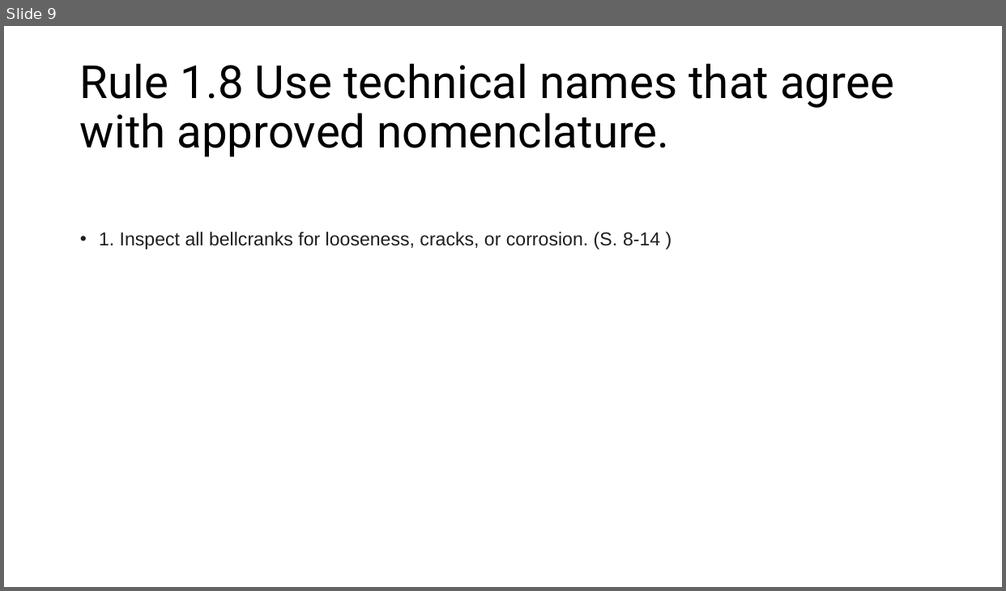
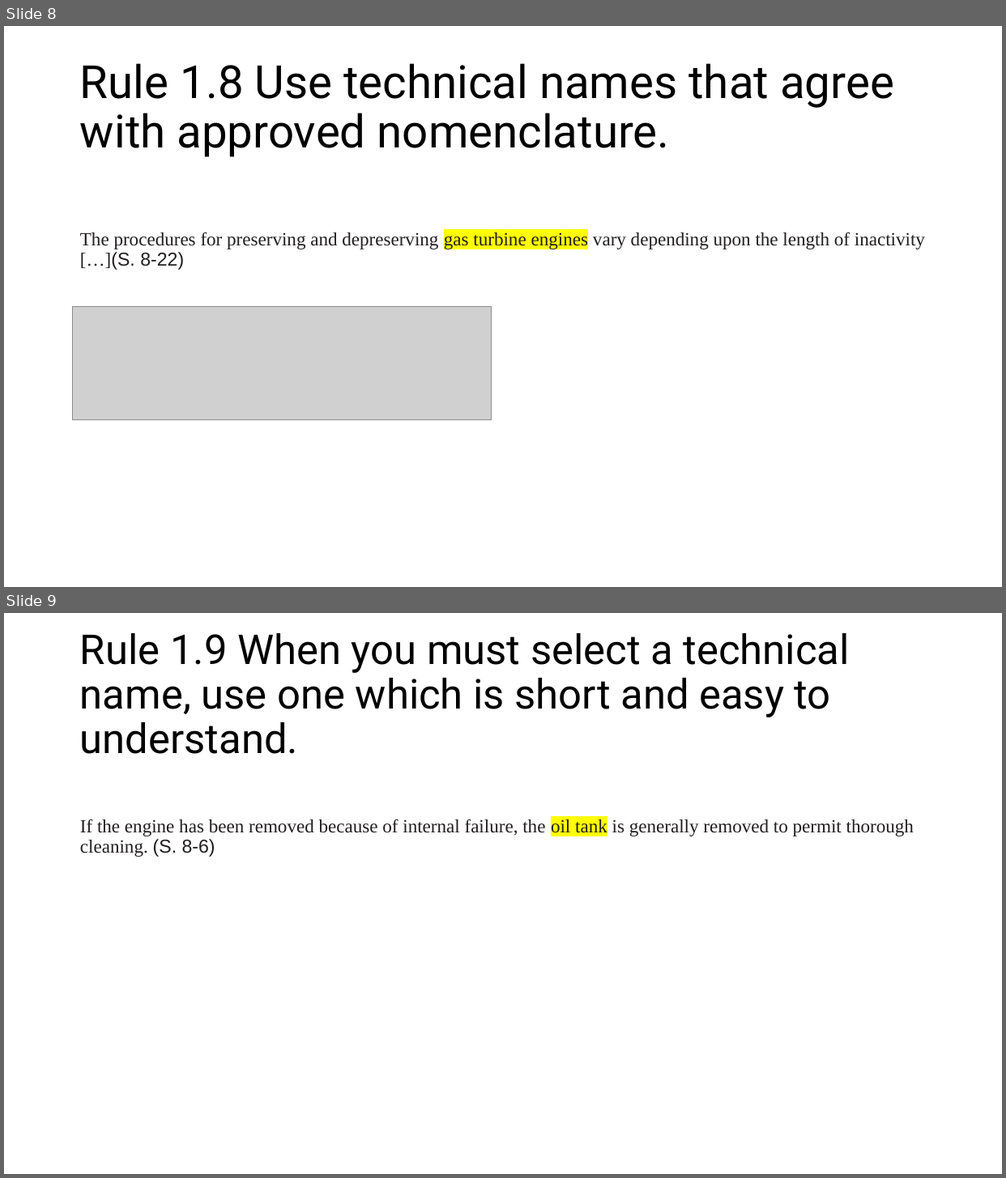
Before and after one commit to Maltrix147/Studium, a slide deck: Semester_4/simplified_English/Regeln_Malte_Hermann.pptx. Shown one above the other, each under a label of ours: slide 9 before the commit, slides 8 and 9 after it. The pictures are 1006x591 and 1006x1178 pixels, drawn with LibreOffice and Linux fonts; fonts in the diff are those of the drawing; grey boxes stand for pictures. Boxes give left, top, right and bottom in pixels: in the first picture for what was removed or moved away, otherwise in the second. Text is boxed around its words. In the diff, an @@ line names an element or a change of style, - is before the commit and + after.

```diff
--- a/Semester_4/simplified_English/Regeln_Malte_Hermann.pptx
+++ b/Semester_4/simplified_English/Regeln_Malte_Hermann.pptx
@@ slide 9 added at box(4, 613, 1002, 1174), background #FFFFFF @@
@@ title added at box(80, 633, 850, 754), 39.6 pt, text #000000 @@
+Rule 1.9 When you must select a technical name, use one which is short and easy to understand.
@@ text added at box(80, 819, 914, 857), 18 pt, text #221E1F @@
+If the engine has been removed because of internal failure, the oil tank is generally removed to permit thorough cleaning. (S. 8-6)
@@ what was slide 9 is now slide 8 @@
@@ slide 8 changed as well @@
@@ text at box(80, 232, 925, 270): text changed; font Arial to Times New Roman; text colour #211D1E to #221E1F @@
-• 1. Inspect all bellcranks for looseness, cracks, or corrosion. (S. 8-14 )
+The procedures for preserving and depreserving gas turbine engines vary depending upon the length of inactivity […](S. 8-22)
@@ picture added at box(73, 307, 492, 420) @@
```
Also in this commit, not shown: 7 other slides changed, 5 other slides added, 1 slide removed, 3 other files.
